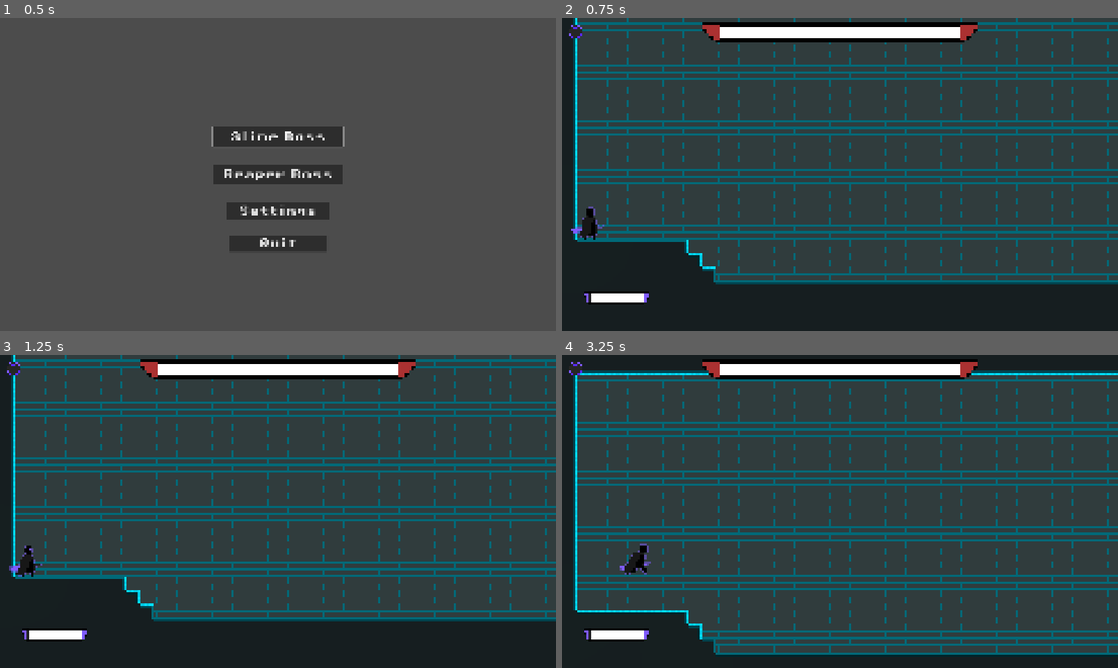
Above: before the commit, frames 1-4 (two rows, left to right).
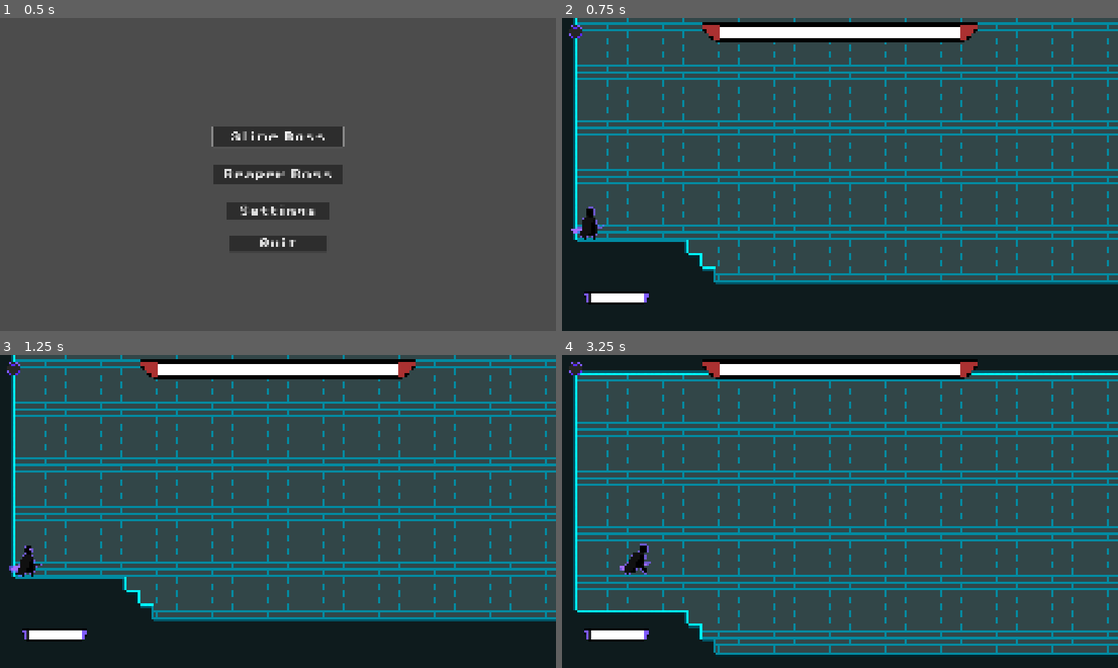
Above: after the commit, the same moments.

Repository: AnejMajnik/soulsvania
Game: Godot game, scene res://scenes/main_menu.tscn
Two runs of this game, one before a commit and one after it. Both use one fixed random seed, a clock stepped at 60 frames per second and the inputs below. Sound files missing from this copy of the repository are replaced by a short silence.
Inputs (mouse positions are in pixels of both pictures, inside the frame that each line leads up to):
- Up to frame 1 (0.5 s): no input
- Up to frame 2 (0.75 s): click "Slime Boss" at 0.5 s
- Up to frame 3 (1.25 s): no input
- Up to frame 4 (3.25 s): click (578, 370) at 1.25 s; tap Enter at 2 s; move the mouse to (962, 495) at 2.02 s; hold D (move_right) from 2.03 s (still down); click (962, 495) at 2.1 s; tap Space (jump) at 2.27, 3.02 s; move the mouse to (728, 527) at 2.77 s; right-click (728, 527) at 2.85 s

Frame 1 is identical in both runs. In frame 2, 13% of the frame differs, in the area x 1-100%, y 0-85%; in frame 3, 13%; in frame 4, 15%, in the area x 2-100%, y 5-96%.

Commit message:
Added more VFX, specifically color correction

Diff:
--- a/scenes/boss_fight_1.tscn
+++ b/scenes/boss_fight_1.tscn
@@ -51,6 +51,7 @@
 
 [sub_resource type="Environment" id="Environment_ryc1b"]
 background_mode = 3
+tonemap_mode = 2
 glow_enabled = true
 glow_intensity = 1.0
 glow_strength = 1.3
@@ -58,6 +59,9 @@
 fog_light_energy = 4.55
 fog_sun_scatter = 1.65
 fog_density = 0.2742
+adjustment_enabled = true
+adjustment_contrast = 1.1
+adjustment_saturation = 1.1
 
 [node name="BossFight1" type="Node2D" unique_id=1403073699]
 script = ExtResource("1_eu7qp")
--- a/scenes/boss_fight_2.tscn
+++ b/scenes/boss_fight_2.tscn
@@ -63,6 +63,7 @@
 
 [sub_resource type="Environment" id="Environment_nrent"]
 background_mode = 3
+tonemap_mode = 2
 glow_enabled = true
 glow_intensity = 1.0
 glow_strength = 1.3
@@ -70,6 +71,9 @@
 fog_light_energy = 4.55
 fog_sun_scatter = 1.65
 fog_density = 0.2742
+adjustment_enabled = true
+adjustment_contrast = 1.1
+adjustment_saturation = 1.1
 
 [node name="BossFight2" type="Node2D" unique_id=1403073699]
 script = ExtResource("1_jfby3")
Not shown, changed: dev_logs/dev_logs.md
